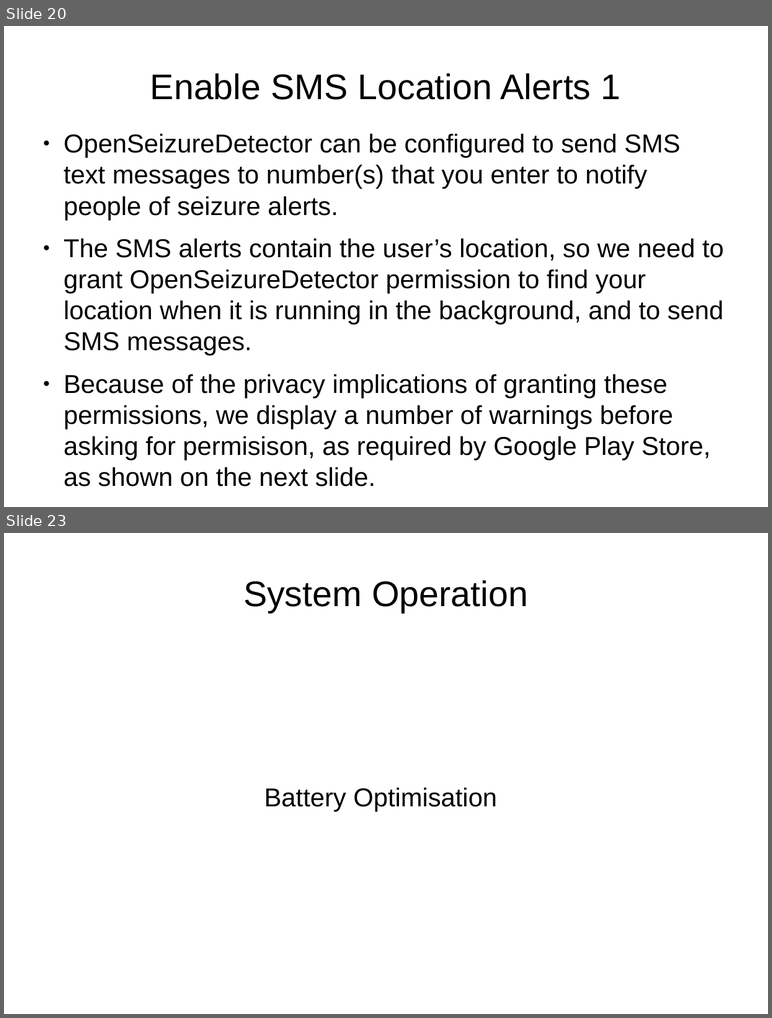
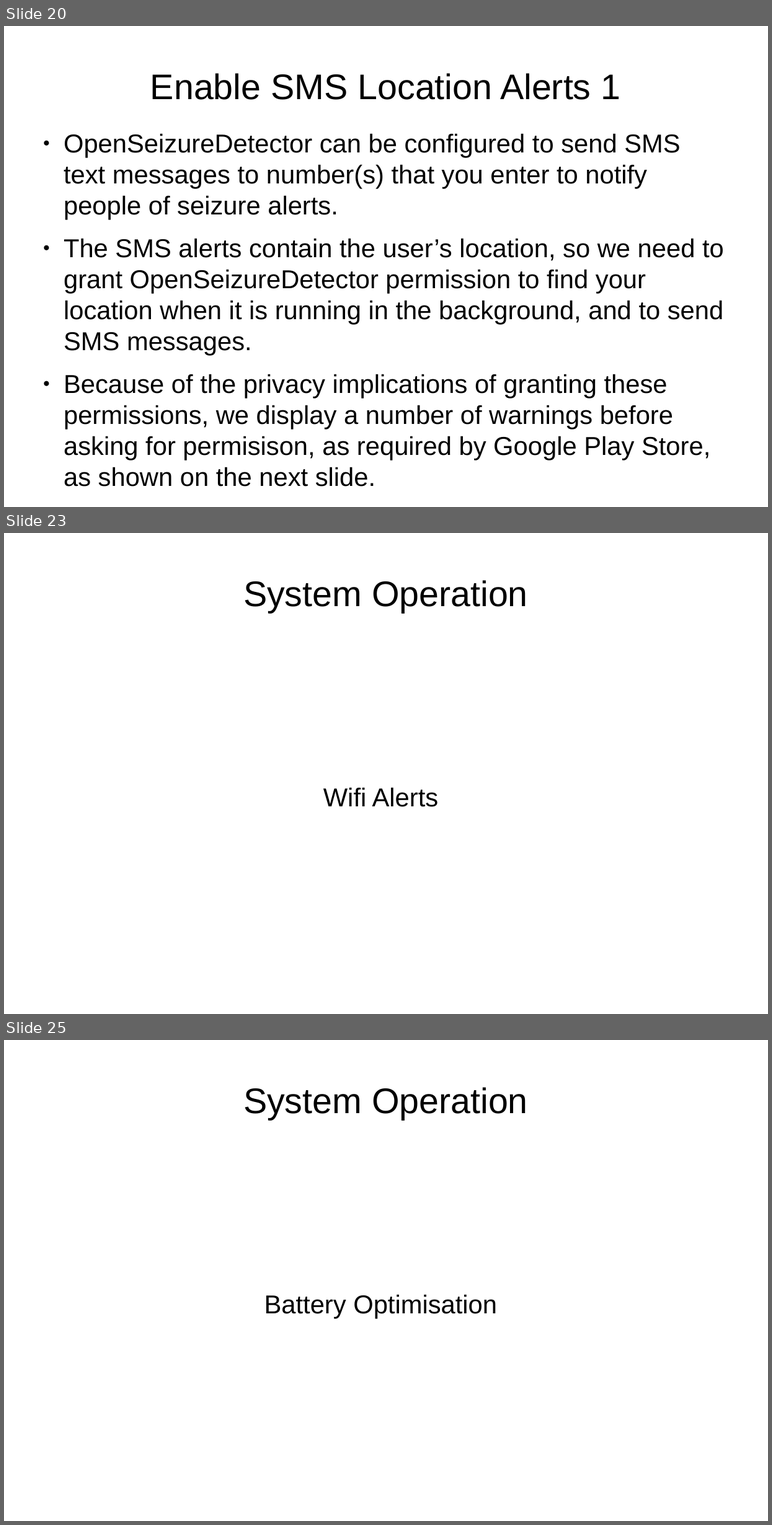
Before and after one commit to OpenSeizureDetector/Android_Pebble_SD, a slide deck: doc/Installation_Instructions_1C.pptx. Shown one above the other, each under a label of ours: slides 20 and 23 before the commit, slides 20, 23 and 25 after it; the slides between them are not shown. The pictures are 772x1018 and 772x1525 pixels, drawn with LibreOffice and Linux fonts; fonts in the diff are those of the drawing; background and template pictures are left out. Boxes give left, top, right and bottom in pixels: in the first picture for what was removed or moved away, otherwise in the second. Text is boxed around its words. In the diff, an @@ line names an element or a change of style, - is before the commit and + after.

```diff
--- a/doc/Installation_Instructions_1C.pptx
+++ b/doc/Installation_Instructions_1C.pptx
@@ slide 23 added at (x1=4, y1=533, x2=768, y2=1014), background picture (left out) @@
@@ text added at (x1=243, y1=580, x2=528, y2=613), 44 pt, text #000000 @@
+System Operation
@@ text added at (x1=323, y1=787, x2=439, y2=807), 32 pt, text #000000 @@
+Wifi Alerts
@@ what was slide 23 is now slide 25 @@
```
Also in this commit, not shown: 15 slides changed, 1 other slide added.
